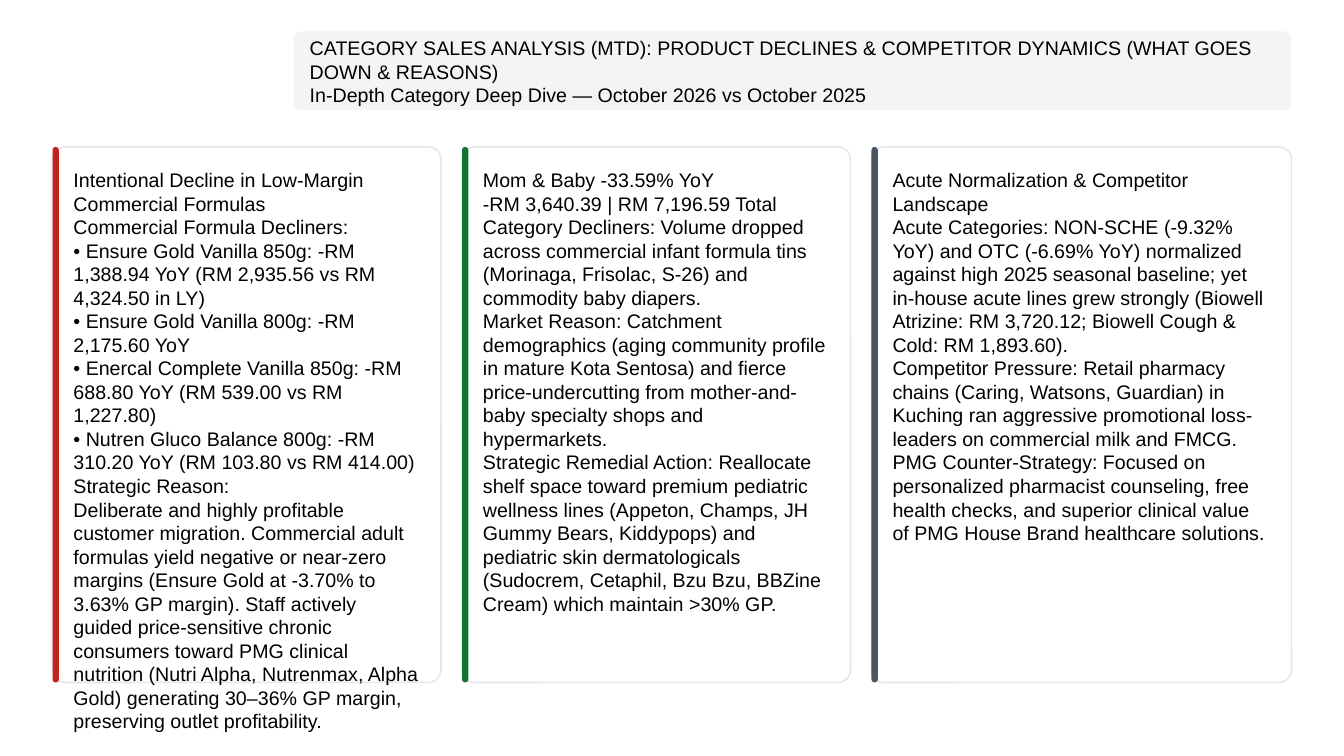
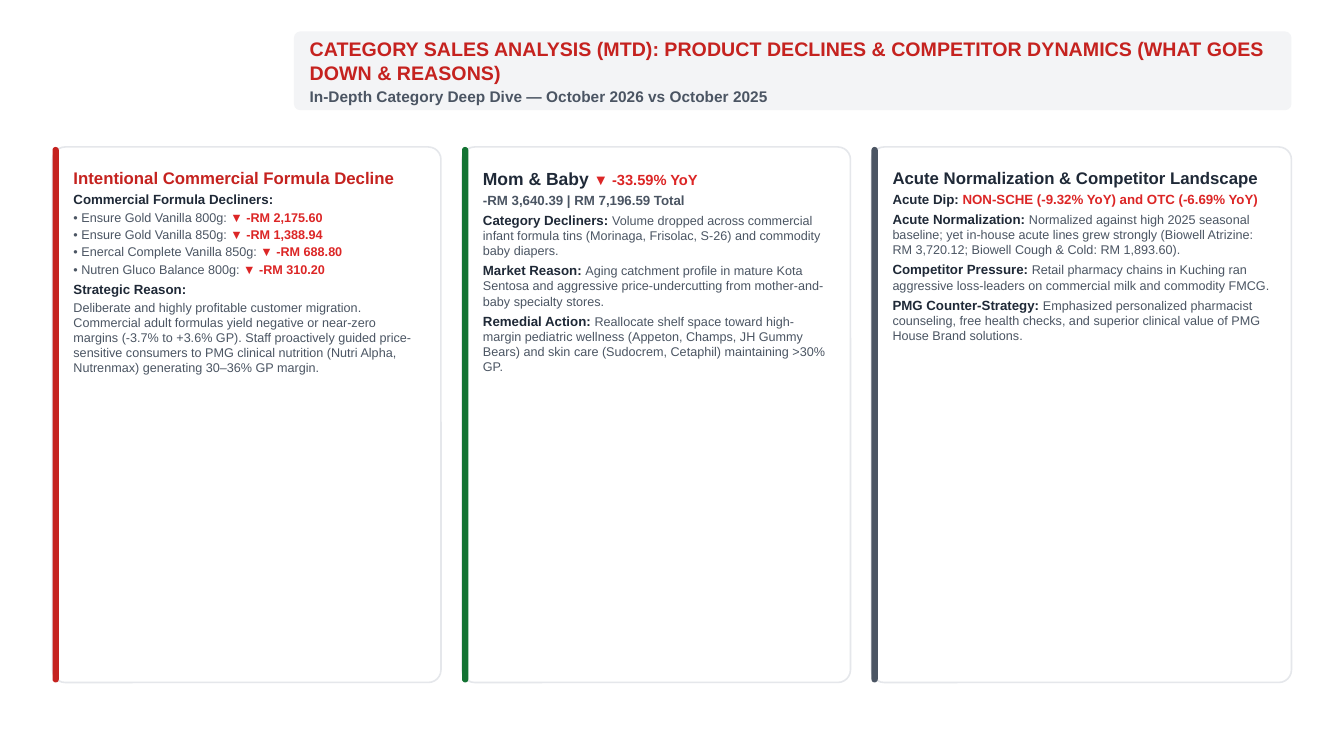
Before and after one commit to WilliamChai1/Pharmacy-Branch-Management-Hub, a slide deck: slide 8 of Kota_Sentosa_October_2026_Official.pptx. Drawn at 1344x756 pixels with LibreOffice and Linux fonts; fonts in the diff are those of the drawing; background and template pictures are left out. Boxes give left, top, right and bottom in pixels: in the first picture for what was removed or moved away, otherwise in the second. Text is boxed around its words. In the diff, an @@ line names an element or a change of style, - is before the commit and + after.

Commit message:
fix(presentation): restore slide headers UI, clean SWOT statements, and Endpoint initiatives format

```diff
--- a/Kota_Sentosa_October_2026_Official.pptx
+++ b/Kota_Sentosa_October_2026_Official.pptx
@@ text "CATEGORY SALES ANALYSIS (MTD): PRODUCT ..." at (310, 41, 1264, 105): text colour #000000 to #C5221F in "CATEGORY SALES ANALYSIS (MTD): PRODUCT DECLINES & ..."; bold on; size 14 to 11 pt, text colour #000000 to #4B5563 in "In-Depth Category Deep Dive — October 2026 ..."; more space between paragraphs @@
@@ text at (73, 172, 394, 184): text changed; size 14 to 12 pt; text colour #000000 to #C5221F; bold on @@
-Intentional Decline in Low-Margin Commercial Formulas
+Intentional Commercial Formula Decline
@@ text at (483, 172, 697, 189): text changed; size 14 to 10.5 pt; text colour #000000 to #DC2626; bold on @@
-Mom & Baby -33.59% YoY
+Mom & Baby ▼ -33.59% YoY
@@ text at (893, 172, 1258, 188): size 14 to 12 pt, text colour #000000 to #1F2937, bold on in "Acute Normalization & Competitor Landscape"; more space between paragraphs @@
@@ text at (73, 194, 273, 297): size 14 to 9.5 pt, text colour #000000 to #1F2937, bold on in "Commercial Formula Decliners:", "Strategic Reason:"; more space between paragraphs @@
@@ text at (483, 195, 821, 258): size 14 to 9.5 pt, bold on in "-RM 3,640.39 | RM 7,196.59 Total", "Category Decliners:"; text colour #000000 to #4B5563 in "-RM 3,640.39 | RM 7,196.59 Total", "Volume dropped across commercial infant formula tins ..."; size 14 to 9 pt in "Volume dropped across commercial infant formula tins ..."; text colour #000000 to #1F2937 in "Category Decliners:"; more space between paragraphs @@
@@ text at (893, 194, 1270, 340): text changed; size 14 to 9 pt; text colour #000000 to #4B5563 @@
-Acute Categories: NON-SCHE (-9.32% YoY) and OTC (-6.69% YoY) normalized against high 2025 seasonal baseline; yet in-house acute lines grew strongly (Biowell Atrizine: RM 3,720.12; Biowell Cough & Cold: RM 1,893.60).
-Competitor Pressure: Retail pharmacy chains (Caring, Watsons, Guardian) in Kuching ran aggressive promotional loss-leaders on commercial milk and FMCG.
-PMG Counter-Strategy: Focused on personalized pharmacist counseling, free health checks, and superior clinical value of PMG House Brand healthcare solutions.
+Acute Dip: NON-SCHE (-9.32% YoY) and OTC (-6.69% YoY)
+Acute Normalization: Normalized against high 2025 seasonal baseline; yet in-house acute lines grew strongly (Biowell Atrizine: RM 3,720.12; Biowell Cough & Cold: RM 1,893.60).
+Competitor Pressure: Retail pharmacy chains in Kuching ran aggressive loss-leaders on commercial milk and commodity FMCG.
+PMG Counter-Strategy: Emphasized personalized pharmacist counseling, free health checks, and superior clinical value of PMG House Brand solutions.
@@ text at (81, 213, 343, 277): text changed; size 14 to 9 pt; text colour #000000 to #4B5563 @@
-• Ensure Gold Vanilla 850g: -RM 1,388.94 YoY (RM 2,935.56 vs RM 4,324.50 in LY)
-• Ensure Gold Vanilla 800g: -RM 2,175.60 YoY
-• Enercal Complete Vanilla 850g: -RM 688.80 YoY (RM 539.00 vs RM 1,227.80)
-• Nutren Gluco Balance 800g: -RM 310.20 YoY (RM 103.80 vs RM 414.00)
+• Ensure Gold Vanilla 800g: ▼ -RM 2,175.60
+• Ensure Gold Vanilla 850g: ▼ -RM 1,388.94
+• Enercal Complete Vanilla 850g: ▼ -RM 688.80
+• Nutren Gluco Balance 800g: ▼ -RM 310.20
@@ text at (483, 265, 825, 371): text changed; size 14 to 9 pt; text colour #000000 to #4B5563 @@
-Market Reason: Catchment demographics (aging community profile in mature Kota Sentosa) and fierce price-undercutting from mother-and-baby specialty shops and hypermarkets.
-Strategic Remedial Action: Reallocate shelf space toward premium pediatric wellness lines (Appeton, Champs, JH Gummy Bears, Kiddypops) and pediatric skin dermatologicals (Sudocrem, Cetaphil, Bzu Bzu, BBZine Cream) which maintain >30% GP.
+Market Reason: Aging catchment profile in mature Kota Sentosa and aggressive price-undercutting from mother-and-baby specialty stores.
+Remedial Action: Reallocate shelf space toward high-margin pediatric wellness (Appeton, Champs, JH Gummy Bears) and skin care (Sudocrem, Cetaphil) maintaining >30% GP.
@@ text at (73, 303, 412, 375): text changed; size 14 to 9 pt; text colour #000000 to #4B5563 @@
-Deliberate and highly profitable customer migration. Commercial adult formulas yield negative or near-zero margins (Ensure Gold at -3.70% to 3.63% GP margin). Staff actively guided price-sensitive chronic consumers toward PMG clinical nutrition (Nutri Alpha, Nutrenmax, Alpha Gold) generating 30–36% GP margin, preserving outlet profitability.
+Deliberate and highly profitable customer migration. Commercial adult formulas yield negative or near-zero margins (-3.7% to +3.6% GP). Staff proactively guided price-sensitive consumers to PMG clinical nutrition (Nutri Alpha, Nutrenmax) generating 30–36% GP margin.
```
Also in this commit, not shown: 13 other slides changed, 2 other files.
